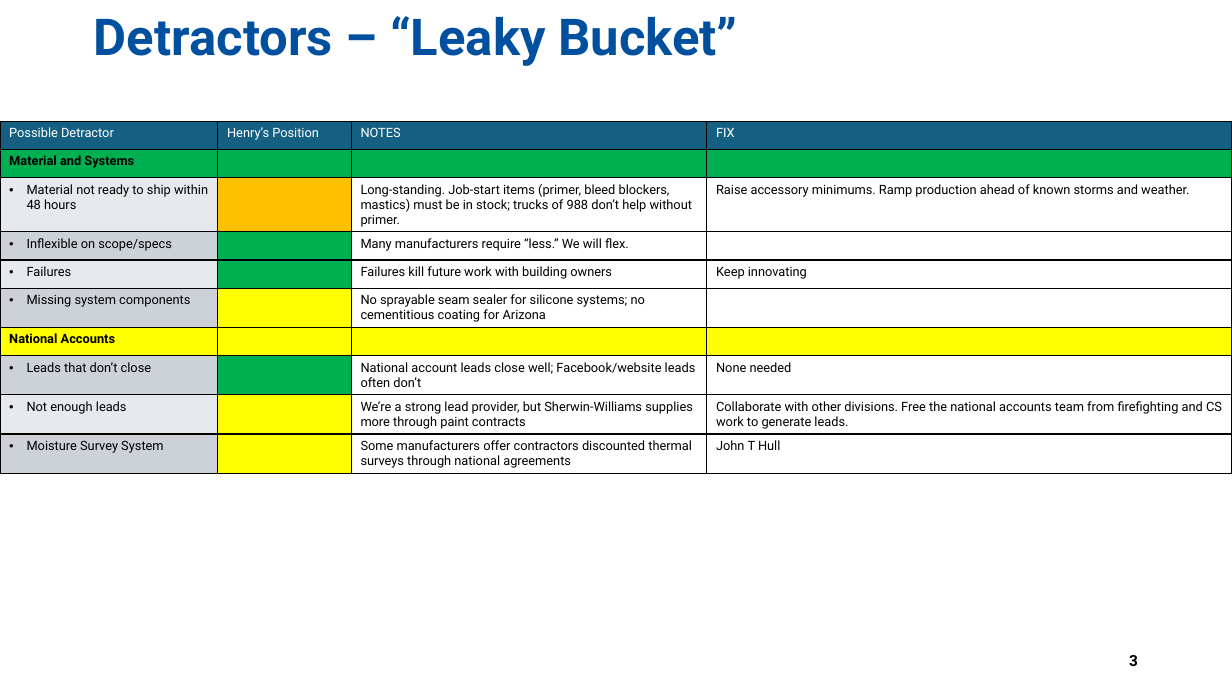
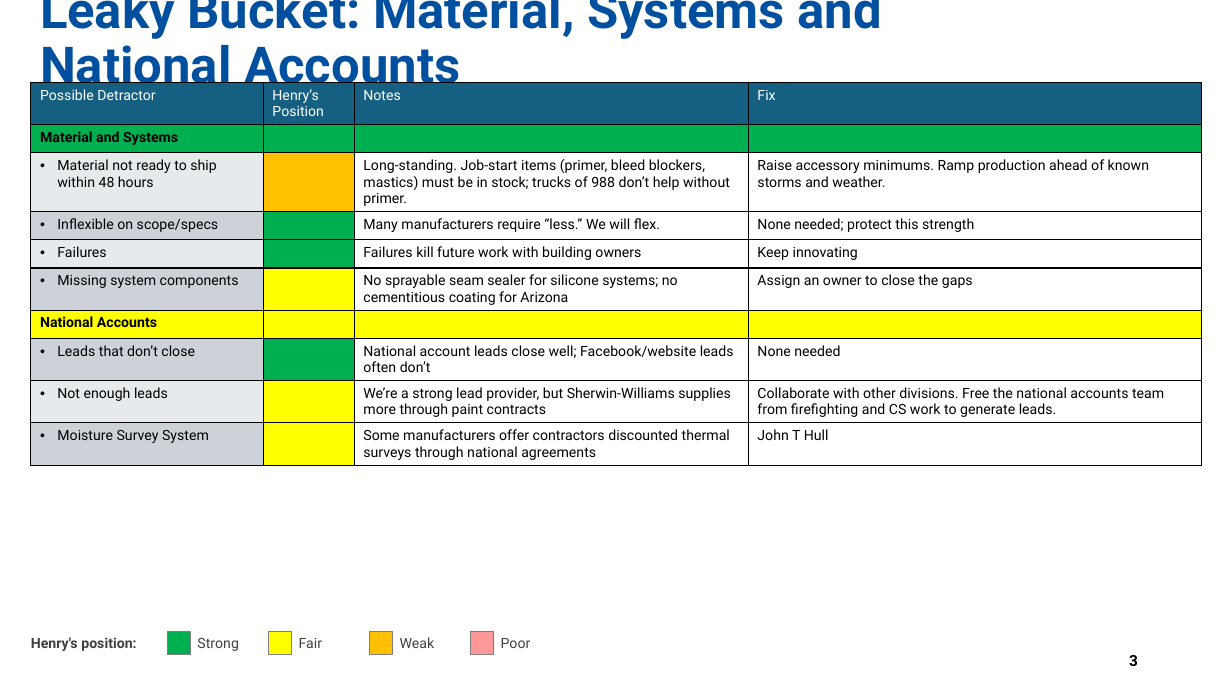
Before and after one commit to morales451/powerpoint, a slide deck: slide 3 of Leaky_Bucket.pptx. Drawn at 1232x693 pixels with LibreOffice and Linux fonts; fonts in the diff are those of the drawing. Boxes give left, top, right and bottom in pixels: in the first picture for what was removed or moved away, otherwise in the second. Text is boxed around its words. In the diff, an @@ line names an element or a change of style, - is before the commit and + after.

```diff
--- a/Leaky_Bucket.pptx
+++ b/Leaky_Bucket.pptx
@@ title at <box>40,0,881,95</box>: text changed @@
-Detractors – “Leaky Bucket”
+Leaky Bucket: Material, Systems and National Accounts
@@ table at <box>30,82,1202,497</box> @@
-row 1, column 3: NOTES
+row 1, column 3: Notes
-row 1, column 4: FIX
+row 1, column 4: Fix
-row 4, column 4: 
+row 4, column 4: None needed; protect this strength
-row 6, column 4: 
+row 6, column 4: Assign an owner to close the gaps
@@ size 10 to 11 pt @@
@@ table: place and size @@
-table at <box>0,121,1232,536</box>
+table at <box>30,82,1202,497</box>
@@ text added at <box>31,637,136,651</box>, 11 pt, text #404040, bold @@
+Henry's position:
@@ rectangle added at <box>167,632,190,655</box>, fill #00B050, outline #7F7F7F 0.5 pt @@
@@ text added at <box>197,638,238,651</box>, 11 pt, text #404040 @@
+Strong
@@ rectangle added at <box>268,632,291,655</box>, fill #FFFF00, outline #7F7F7F 0.5 pt @@
@@ text added at <box>299,638,322,648</box>, 11 pt, text #404040 @@
+Fair
@@ rectangle added at <box>370,632,393,655</box>, fill #FFC000, outline #7F7F7F 0.5 pt @@
@@ text added at <box>400,637,435,648</box>, 11 pt, text #404040 @@
+Weak
@@ rectangle added at <box>470,632,494,655</box>, fill #FF9999, outline #7F7F7F 0.5 pt @@
@@ text added at <box>501,638,531,648</box>, 11 pt, text #404040 @@
+Poor
```
Also in this commit, not shown: 2 other slides changed, 2 other files.
